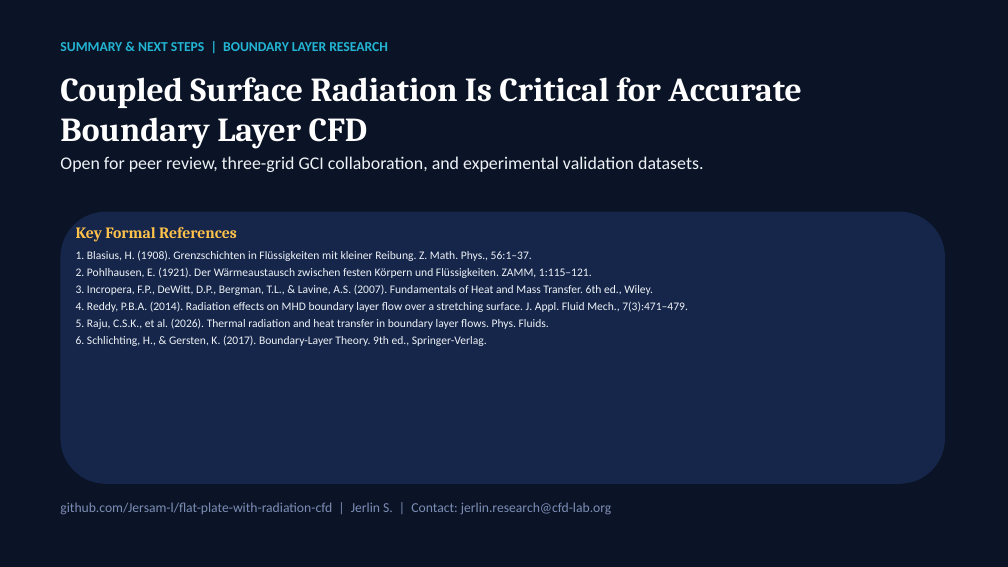
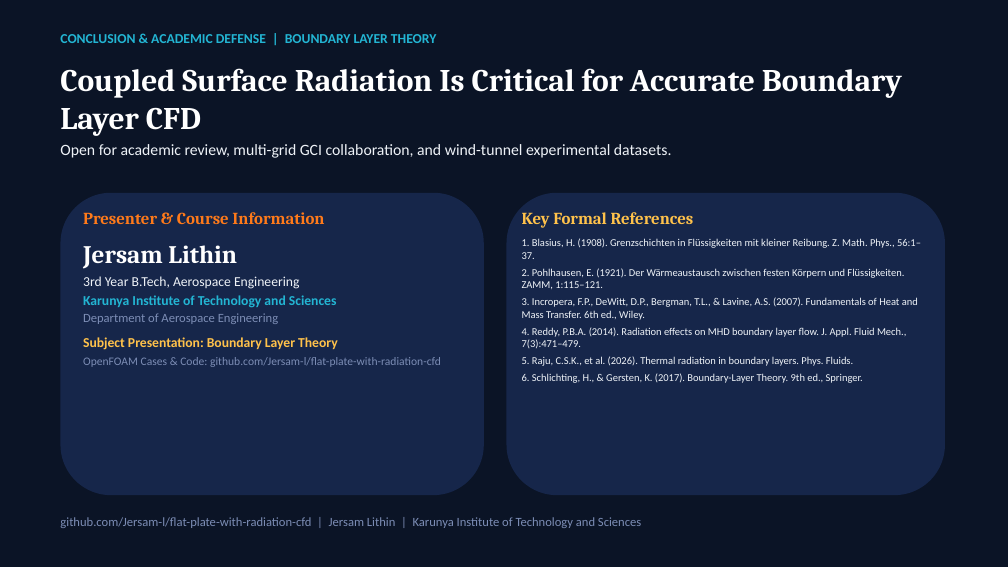
Before and after one commit to Jersam-l/flat-plate-with-radiation-cfd, a slide deck: slide 14 of Flat_Plate_Radiation_CFD_Pitch.pptx. Drawn at 1008x567 pixels with LibreOffice and Linux fonts; fonts in the diff are those of the drawing. Boxes give left, top, right and bottom in pixels: in the first picture for what was removed or moved away, otherwise in the second. Text is boxed around its words. In the diff, an @@ line names an element or a change of style, - is before the commit and + after.

```diff
--- a/Flat_Plate_Radiation_CFD_Pitch.pptx
+++ b/Flat_Plate_Radiation_CFD_Pitch.pptx
@@ text at <box>60,34,436,43</box>: text changed @@
-SUMMARY & NEXT STEPS | BOUNDARY LAYER RESEARCH
+CONCLUSION & ACADEMIC DEFENSE | BOUNDARY LAYER THEORY
@@ text "Coupled Surface Radiation Is Critical ...": place and size @@
-text "Coupled Surface Radiation Is Critical ..." at <box>60,77,801,149</box>
+text "Coupled Surface Radiation Is Critical ..." at <box>60,68,902,136</box>
@@ text "Coupled Surface Radiation Is Critical ..." at <box>60,68,902,136</box>: size 32 to 30 pt @@
@@ text at <box>60,144,672,158</box>: text changed; size 17 to 15 pt @@
-Open for peer review, three-grid GCI collaboration, and experimental validation datasets.
+Open for academic review, multi-grid GCI collaboration, and wind-tunnel experimental datasets.
@@ rounded rectangle: place and size @@
-rounded rectangle at <box>60,212,945,484</box>
+rounded rectangle at <box>60,193,484,495</box>
@@ rounded rectangle added at <box>507,193,945,495</box>, fill #16264A @@
@@ text "Key Formal References": place and size @@
-text "Key Formal References" at <box>76,227,688,346</box>
+text "Key Formal References" at <box>522,212,921,383</box>
@@ text added at <box>83,212,441,367</box>, 13 pt, text #7C8DB5 @@
+Presenter & Course Information
+Jersam Lithin
+3rd Year B.Tech, Aerospace Engineering
+Karunya Institute of Technology and Sciences
+Department of Aerospace Engineering
+Subject Presentation: Boundary Layer Theory
+OpenFOAM Cases & Code: github.com/Jersam-l/flat-plate-with-radiation-cfd
@@ text at <box>522,212,921,320</box>: size 15 to 16 pt in "Key Formal References"; size 11 to 10 pt in "1. Blasius, H. (1908). Grenzschichten in Flüssigkeiten ...", "2. Pohlhausen, E. (1921). Der Wärmeaustausch zwischen ...", "3. Incropera, F.P., DeWitt, D.P., Bergman, T.L., ..."; more space between paragraphs @@
@@ text at <box>522,327,906,383</box>: text changed; size 11 to 10 pt @@
-4. Reddy, P.B.A. (2014). Radiation effects on MHD boundary layer flow over a stretching surface. J. Appl. Fluid Mech., 7(3):471–479.
-5. Raju, C.S.K., et al. (2026). Thermal radiation and heat transfer in boundary layer flows. Phys. Fluids.
-6. Schlichting, H., & Gersten, K. (2017). Boundary-Layer Theory. 9th ed., Springer-Verlag.
+4. Reddy, P.B.A. (2014). Radiation effects on MHD boundary layer flow. J. Appl. Fluid Mech., 7(3):471–479.
+5. Raju, C.S.K., et al. (2026). Thermal radiation in boundary layers. Phys. Fluids.
+6. Schlichting, H., & Gersten, K. (2017). Boundary-Layer Theory. 9th ed., Springer.
@@ text at <box>60,517,641,528</box>: text changed; size 13 to 12 pt @@
-github.com/Jersam-l/flat-plate-with-radiation-cfd | Jerlin S. | Contact: jerlin.research@cfd-lab.org
+github.com/Jersam-l/flat-plate-with-radiation-cfd | Jersam Lithin | Karunya Institute of Technology and Sciences
```
Also in this commit, not shown: 13 other slides changed, 25 other files.
